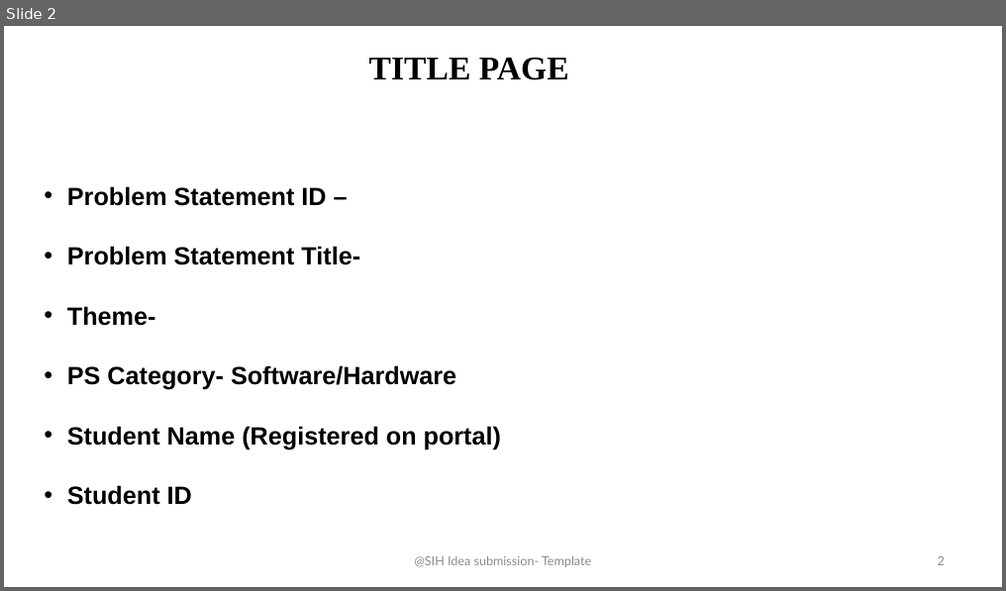
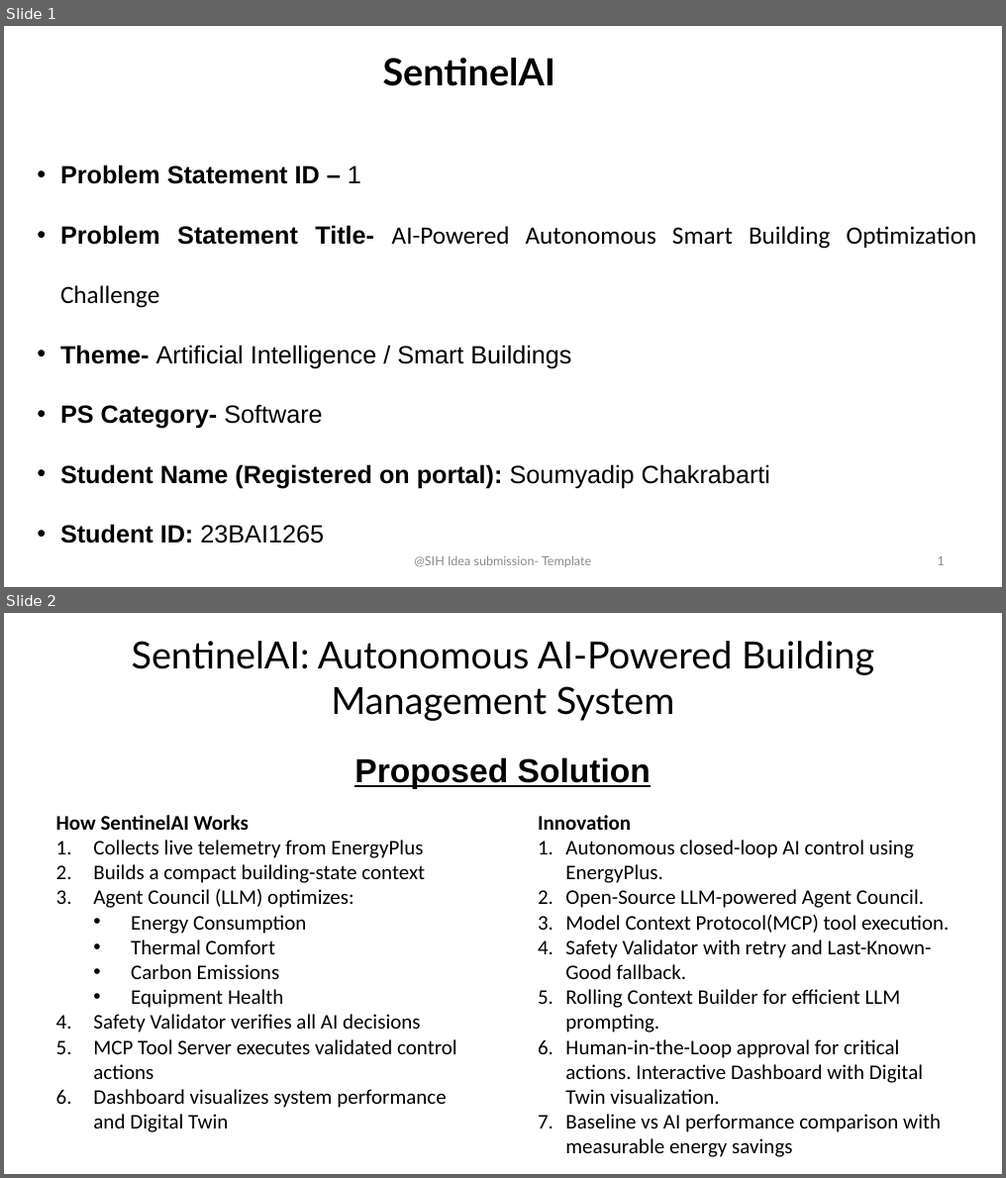
Before and after one commit to APEXPRE123207/Sentinel_BMS_AI, a slide deck: deliverables/SentinelAI_BMS_Presentation.pptx. Shown one above the other, each under a label of ours: slide 2 before the commit, slides 1 and 2 after it. The pictures are 1006x591 and 1006x1178 pixels, drawn with LibreOffice and Linux fonts; fonts in the diff are those of the drawing. Boxes give left, top, right and bottom in pixels: in the first picture for what was removed or moved away, otherwise in the second. Text is boxed around its words. In the diff, an @@ line names an element or a change of style, - is before the commit and + after.

Commit message:
chore: Final project commit for submission

```diff
--- a/deliverables/SentinelAI_BMS_Presentation.pptx
+++ b/deliverables/SentinelAI_BMS_Presentation.pptx
@@ slide 2 added at <box>4,613,1002,1174</box>, background #FFFFFF @@
@@ title added at <box>132,641,874,721</box>, 36 pt, text #000000 @@
+SentinelAI: Autonomous AI-Powered Building Management System
@@ text added at <box>354,758,650,789</box>, 32 pt, text #000000, bold, underline @@
+Proposed Solution
@@ text added at <box>56,815,457,1133</box>, 20 pt, text #000000 @@
+How SentinelAI Works
+1. Collects live telemetry from EnergyPlus
+2. Builds a compact building-state context
+3. Agent Council (LLM) optimizes:
+  • Energy Consumption
+  • Thermal Comfort
+  • Carbon Emissions
+  • Equipment Health
+4. Safety Validator verifies all AI decisions
+5. MCP Tool Server executes validated control actions
+6. Dashboard visualizes system performance and Digital Twin
@@ text added at <box>538,815,948,1157</box>, 20 pt, text #000000 @@
+Innovation
+1. Autonomous closed-loop AI control using EnergyPlus.
+2. Open-Source LLM-powered Agent Council.
+3. Model Context Protocol(MCP) tool execution.
+4. Safety Validator with retry and Last-Known-Good fallback.
+5. Rolling Context Builder for efficient LLM prompting.
+6. Human-in-the-Loop approval for critical actions. Interactive Dashboard with Digital Twin visualization.
+7. Baseline vs AI performance comparison with measurable energy savings
@@ text added at <box>554,1143,604,1154</box>, 12 pt, text #FFFFFF @@
+@SIH Idea submission- Template
@@ what was slide 2 is now slide 1 @@
@@ slide 1 changed as well @@
@@ text at <box>383,58,555,86</box>: text changed; size 32 to 36 pt; font Times New Roman to Lato @@
-TITLE PAGE
+SentinelAI
@@ text at <box>60,165,977,544</box>: text changed; bold off @@
-• Problem Statement ID –
-• Problem Statement Title-
-• Theme-
-• PS Category- Software/Hardware
-• Student Name (Registered on portal)
-• Student ID
+• Problem Statement ID – 1
+• Problem Statement Title- AI-Powered Autonomous Smart Building Optimization Challenge
+• Theme- Artificial Intelligence / Smart Buildings
+• PS Category- Software
+• Student Name (Registered on portal): Soumyadip Chakrabarti
+• Student ID: 23BAI1265
@@ page number at <box>938,557,944,566</box>: text changed @@
-2
+1
```
Also in this commit, not shown: 2 other slides changed, 2 other slides added, 4 slides removed, 13 other files.
